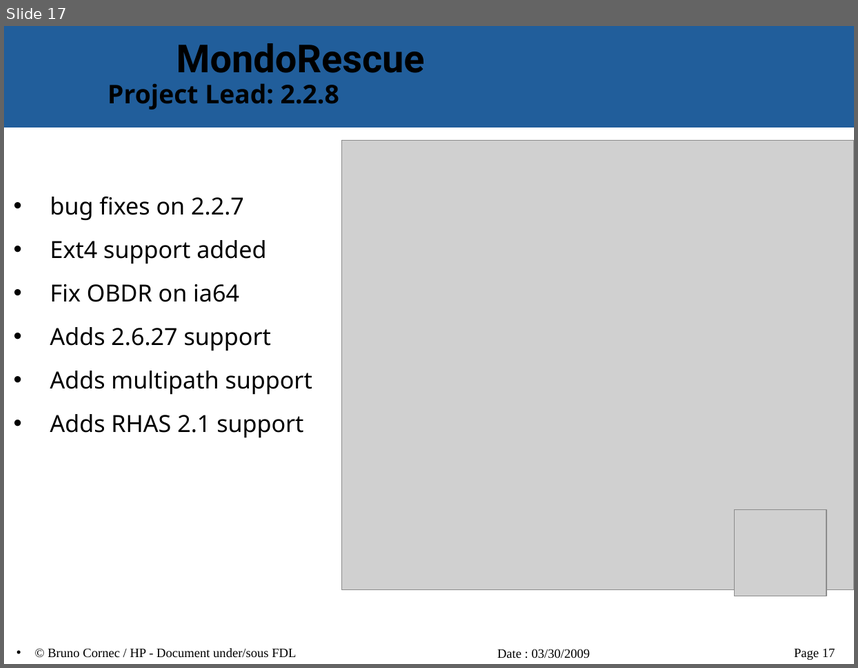
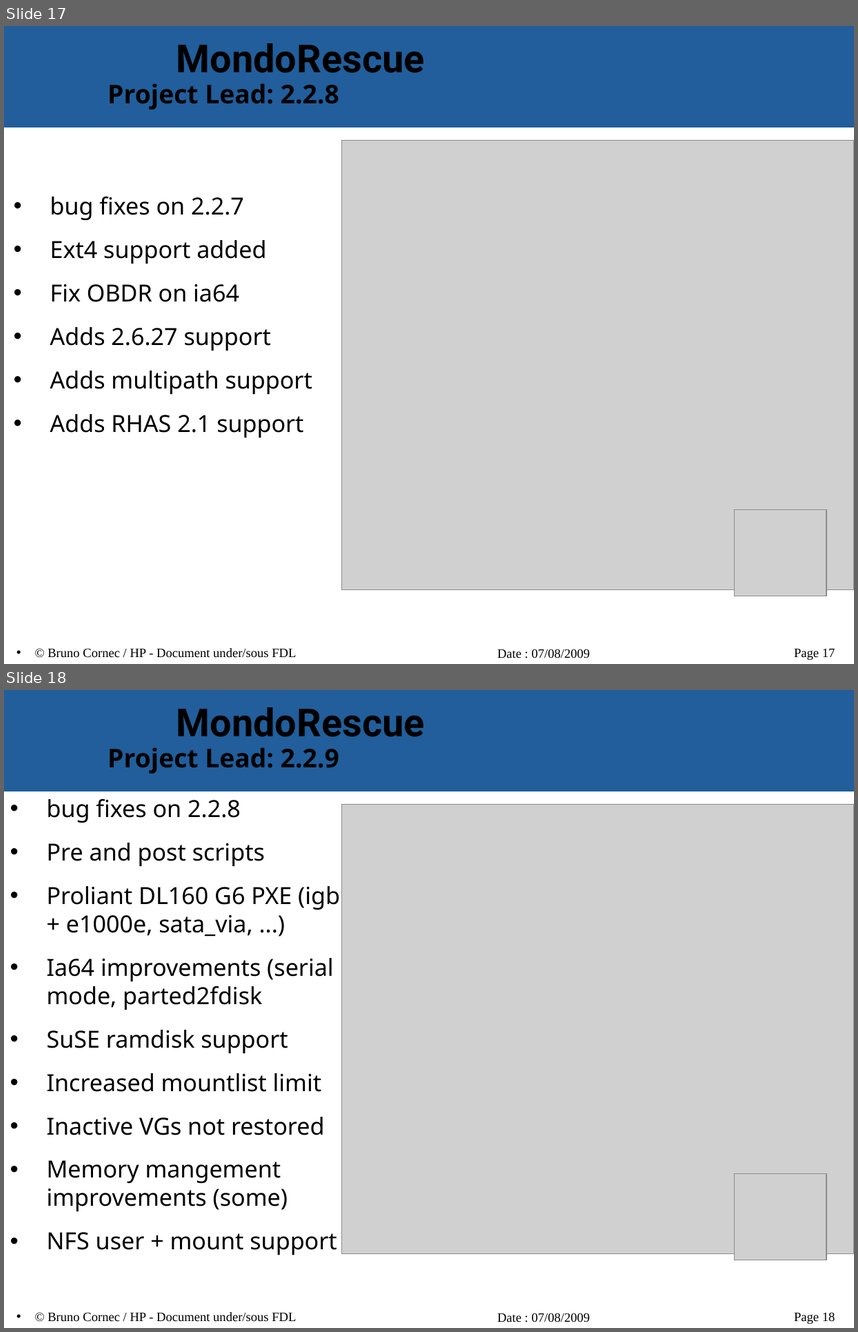
Before and after one commit to vir/mondo-rescue, a slide deck: mondo-doc/mondo-presentation.odp. Shown one above the other, each under a label of ours: slide 17 before the commit, slides 17 and 18 after it. The pictures are 858x668 and 858x1332 pixels, drawn with LibreOffice and Linux fonts; fonts in the diff are those of the drawing; grey boxes stand for pictures; background and template pictures are left out. Boxes give left, top, right and bottom in pixels: in the first picture for what was removed or moved away, otherwise in the second. Text is boxed around its words. In the diff, an @@ line names an element or a change of style, - is before the commit and + after.

```diff
--- a/mondo-doc/mondo-presentation.odp
+++ b/mondo-doc/mondo-presentation.odp
@@ slide 18 added at (4,690,854,1328), background #FFFFFF; not listed: 5 template elements that a slide beside it also shows @@
@@ title added at (107,747,339,773), 24 pt, text #000000, bold @@
+Project Lead: 2.2.9
@@ text added at (47,799,340,1255), 22 pt, text #000000 @@
+• bug fixes on 2.2.8
+• Pre and post scripts
+• Proliant DL160 G6 PXE (igb + e1000e, sata_via, ...)
+• Ia64 improvements (serial mode, parted2fdisk
+• SuSE ramdisk support
+• Increased mountlist limit
+• Inactive VGs not restored
+• Memory mangement improvements (some)
+• NFS user + mount support
@@ picture added at (342,804,854,1253) @@
@@ picture added at (735,1173,826,1259) @@
@@ slide 17 changed as well @@
@@ text at (497,648,590,658): text changed @@
-Date : 03/30/2009
+Date : 07/08/2009
```
Also in this commit, not shown: 19 other slides changed.
